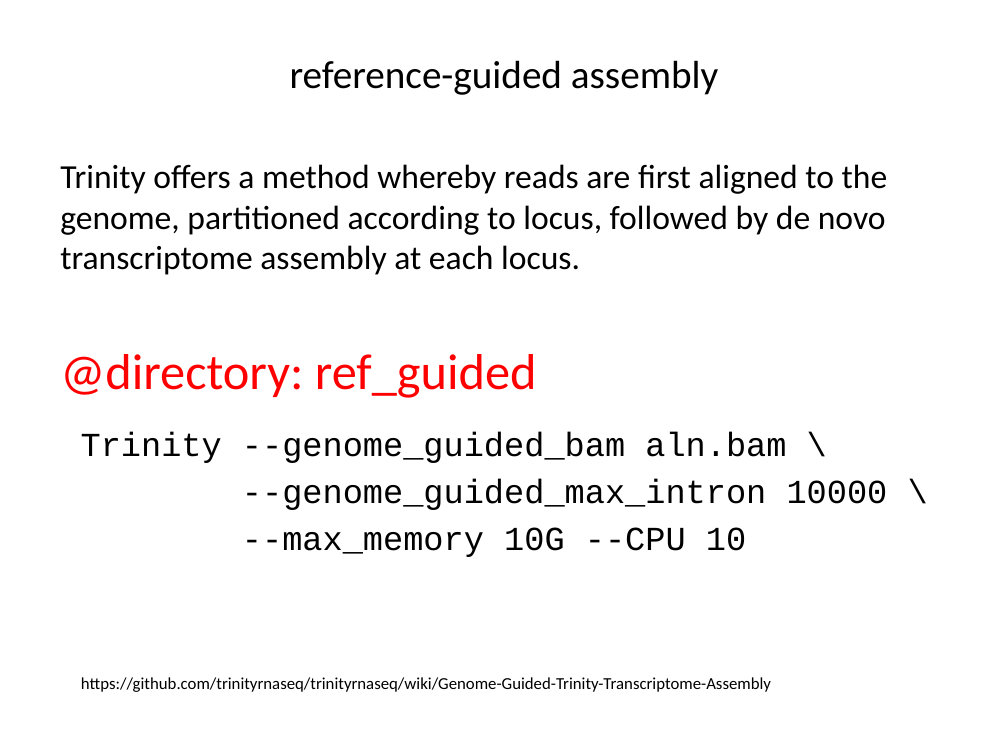
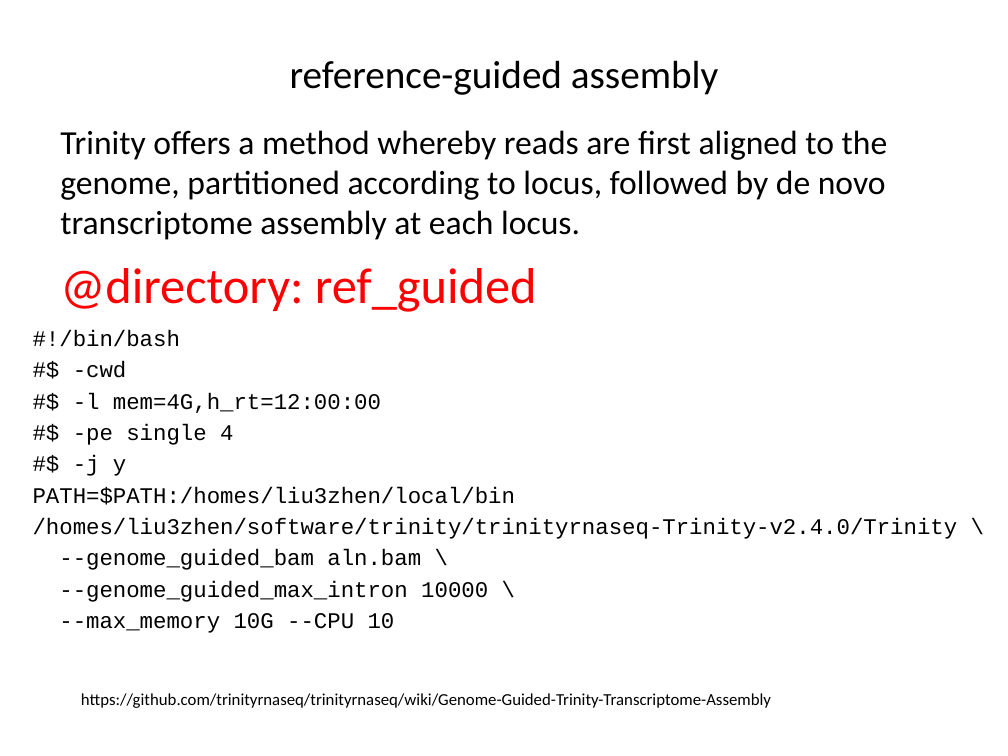
Before and after one commit to ravinpoudel/PLPTH813Bioinformatics, a slide deck: slide 13 of labs/lab11_RNA-Seq.pptx. Drawn at 1008x756 pixels with LibreOffice and Linux fonts; fonts in the diff are those of the drawing. Boxes give left, top, right and bottom in pixels: in the first picture for what was removed or moved away, otherwise in the second. Text is boxed around its words. In the diff, an @@ line names an element or a change of style, - is before the commit and + after.

```diff
--- a/labs/lab11_RNA-Seq.pptx
+++ b/labs/lab11_RNA-Seq.pptx
@@ text "Trinity offers a method whereby ...": place and size @@
-text "Trinity offers a method whereby ..." at [60,164,888,275]
+text "Trinity offers a method whereby ..." at [60,130,888,240]
@@ text "@directory: ref_guided": place and size @@
-text "@directory: ref_guided" at [60,354,537,398]
+text "@directory: ref_guided" at [60,268,537,312]
@@ text "#!/bin/bash": place and size @@
-text "#!/bin/bash" at [81,431,888,557]
+text "#!/bin/bash" at [33,330,958,633]
@@ text at [33,330,958,570]: text changed; size 24 to 16 pt @@
-Trinity --genome_guided_bam aln.bam \
+#!/bin/bash
+#$ -cwd
+#$ -l mem=4G,h_rt=12:00:00
+#$ -pe single 4
+#$ -j y
+PATH=$PATH:/homes/liu3zhen/local/bin
+/homes/liu3zhen/software/trinity/trinityrnaseq-Trinity-v2.4.0/Trinity \
+--genome_guided_bam aln.bam \
@@ text at [59,581,488,633]: size 24 to 16 pt in "--genome_guided_max_intron 10000 \", "--max_memory 10G --CPU 10"; less space between paragraphs @@
@@ text "https://github.com/trinityrnaseq/trinityrnaseq/wiki/Genome-G ...": place and size @@
-text "https://github.com/trinityrnaseq/trinityrnaseq/wiki/Genome-G ..." at [81,677,771,692]
+text "https://github.com/trinityrnaseq/trinityrnaseq/wiki/Genome-G ..." at [81,693,771,708]
```
Also in this commit, not shown: 2 other slides changed.
